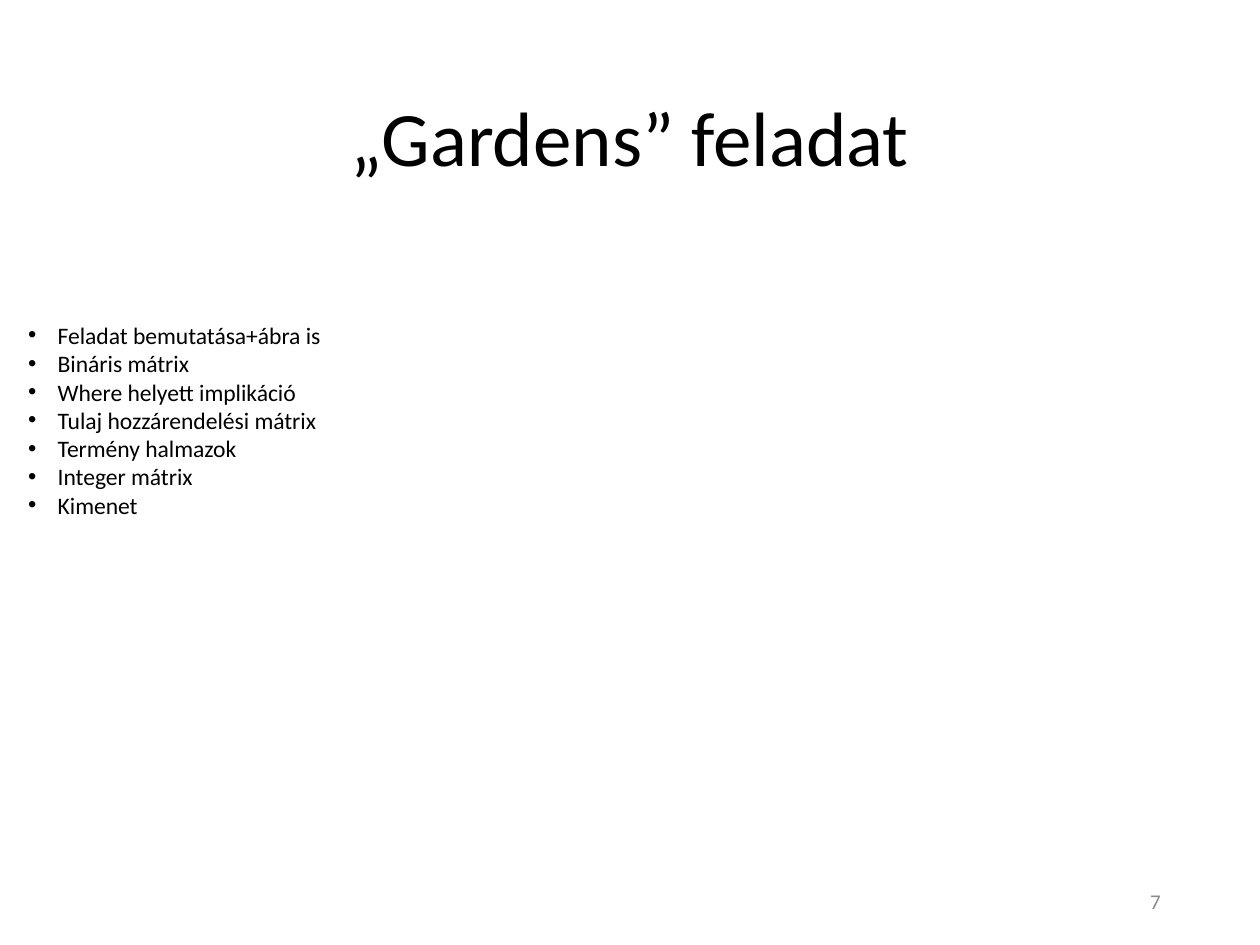
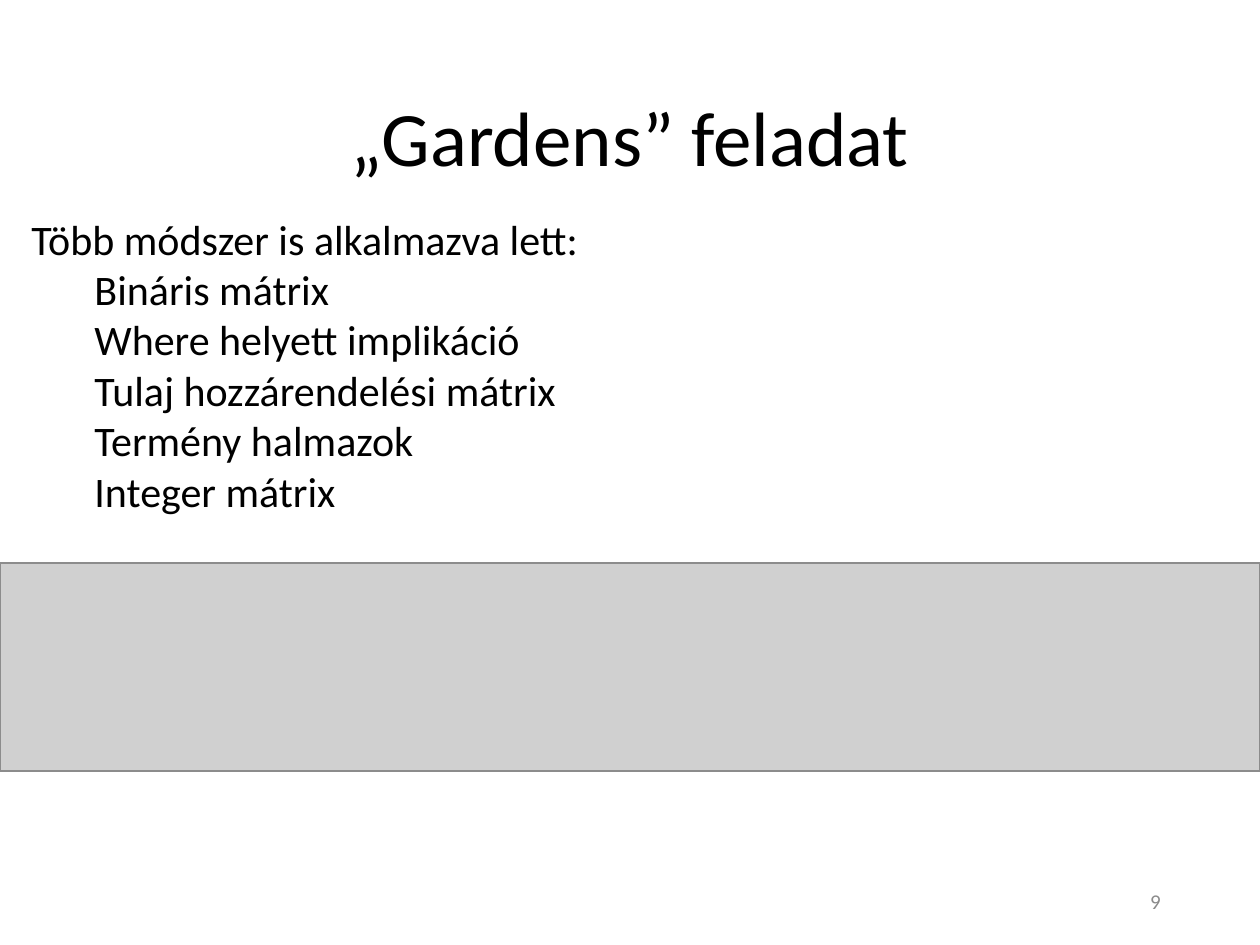
Before and after one commit to Teaching-projects/SZE-Peku221b, a slide deck: slide 9 of CP_Dolgozat/Előadás/Logikai feladványok megoldása korlátprogramozással.pptx (slide 7 before the commit). Drawn at 1260x945 pixels with LibreOffice and Linux fonts; fonts in the diff are those of the drawing; grey boxes stand for pictures. Boxes give left, top, right and bottom in pixels: in the first picture for what was removed or moved away, otherwise in the second. Text is boxed around its words. In the diff, an @@ line names an element or a change of style, - is before the commit and + after.

```diff
--- a/CP_Dolgozat/Előadás/Logikai feladványok megoldása korlátprogramozással.pptx
+++ b/CP_Dolgozat/Előadás/Logikai feladványok megoldása korlátprogramozással.pptx
@@ text "Több módszer is alkalmazva lett:": place and size @@
-text "Több módszer is alkalmazva lett:" at box(58, 327, 321, 514)
+text "Több módszer is alkalmazva lett:" at box(31, 225, 578, 515)
@@ text at box(31, 225, 578, 256): text changed; size 13.5 to 24 pt @@
-• Feladat bemutatása+ábra is
+Több módszer is alkalmazva lett:
@@ text at box(94, 276, 556, 515): size 13.5 to 24 pt in "Bináris mátrix", "Where helyett implikáció", "Tulaj hozzárendelési mátrix", "Termény halmazok" and 1 more places; bullet • to none; list level 1 to 2 in "Bináris mátrix"; list level 1 to 2 in "Where helyett implikáció"; list level 1 to 2 in "Tulaj hozzárendelési mátrix"; list level 1 to 2 in "Termény halmazok"; list level 1 to 2 in "Integer mátrix" @@
@@ text at box(58, 497, 138, 514): paragraph removed @@
-• Kimenet
@@ picture added at box(0, 563, 1260, 771) @@
@@ page number at box(1150, 895, 1161, 909): text changed @@
-7
+9
```
Also in this commit, not shown: 3 other slides changed, 8 slides added, 4 slides removed.
